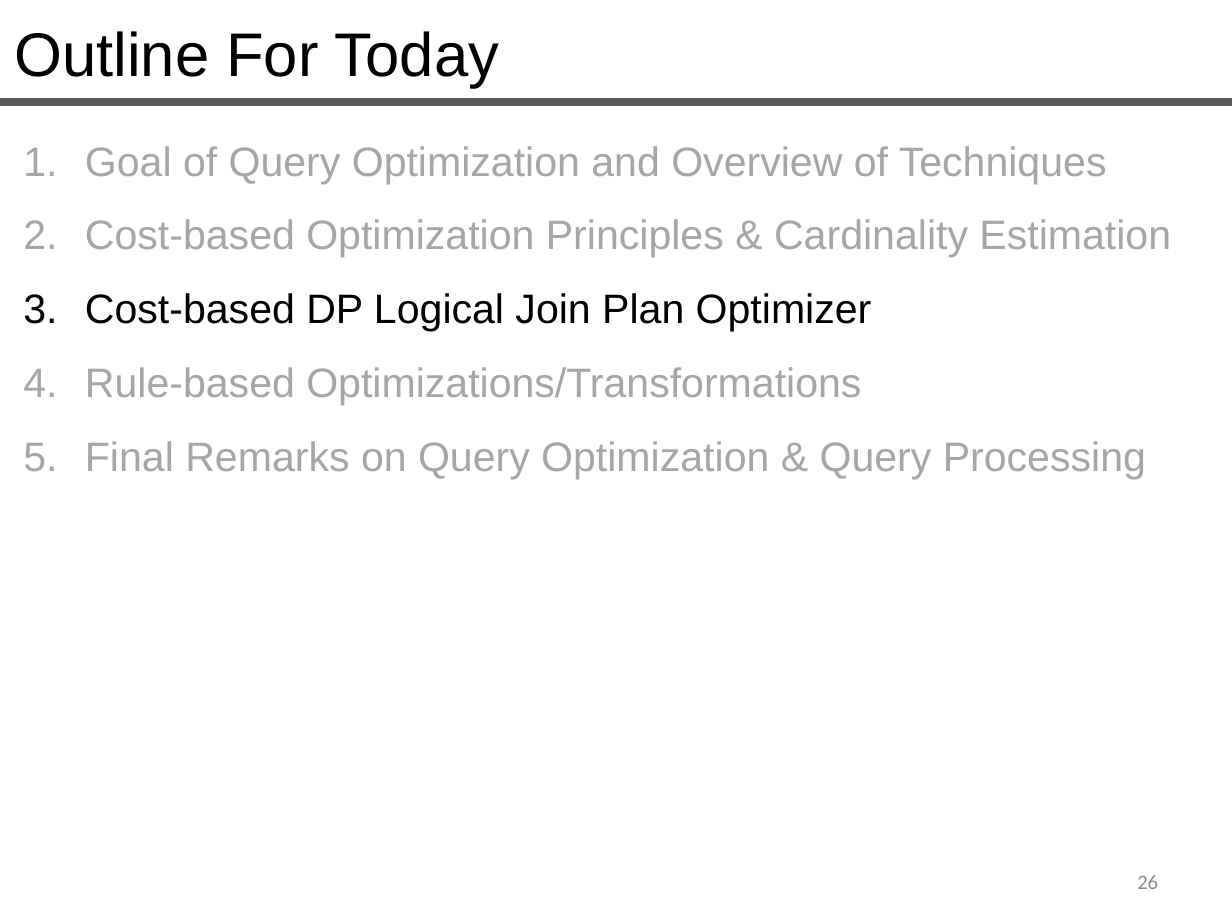
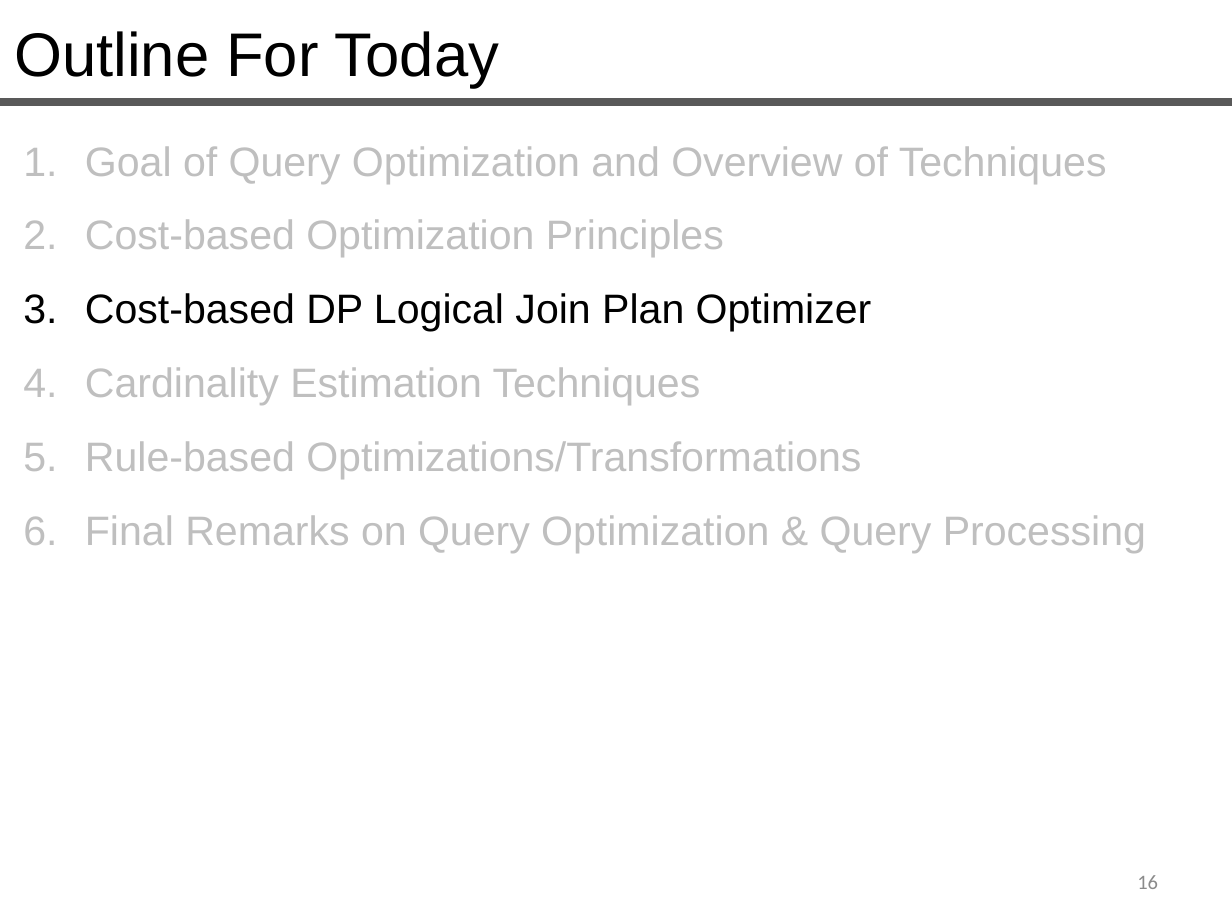
Before and after one commit to queryproc/slides, a slide deck: slide 16 of 15-16-query-optimization.pptx (slide 26 before the commit). Drawn at 1232x924 pixels with LibreOffice and Linux fonts; fonts in the diff are those of the drawing. Boxes give left, top, right and bottom in pixels: in the first picture for what was removed or moved away, otherwise in the second. Text is boxed around its words. In the diff, an @@ line names an element or a change of style, - is before the commit and + after.

Commit message:
updated query optimization

```diff
--- a/15-16-query-optimization.pptx
+++ b/15-16-query-optimization.pptx
@@ text at <box>85,146,1146,553</box>: text colour #A6A6A6 to #BFBFBF in "Goal of Query Optimization and Overview of ...", "Rule-based Optimizations/Transformations", "Final Remarks on Query Optimization & Query ..." @@
@@ text at <box>85,219,724,257</box>: text changed; text colour #A6A6A6 to #BFBFBF @@
-2. Cost-based Optimization Principles & Cardinality Estimation
+2. Cost-based Optimization Principles
@@ text at <box>85,367,701,405</box>: paragraph added @@
+4. Cardinality Estimation Techniques
@@ page number at <box>1137,875,1158,889</box>: text changed @@
-26
+16
```
Also in this commit, not shown: 8 other slides changed, 4 slides added, 1 slide removed, 1 other file.
